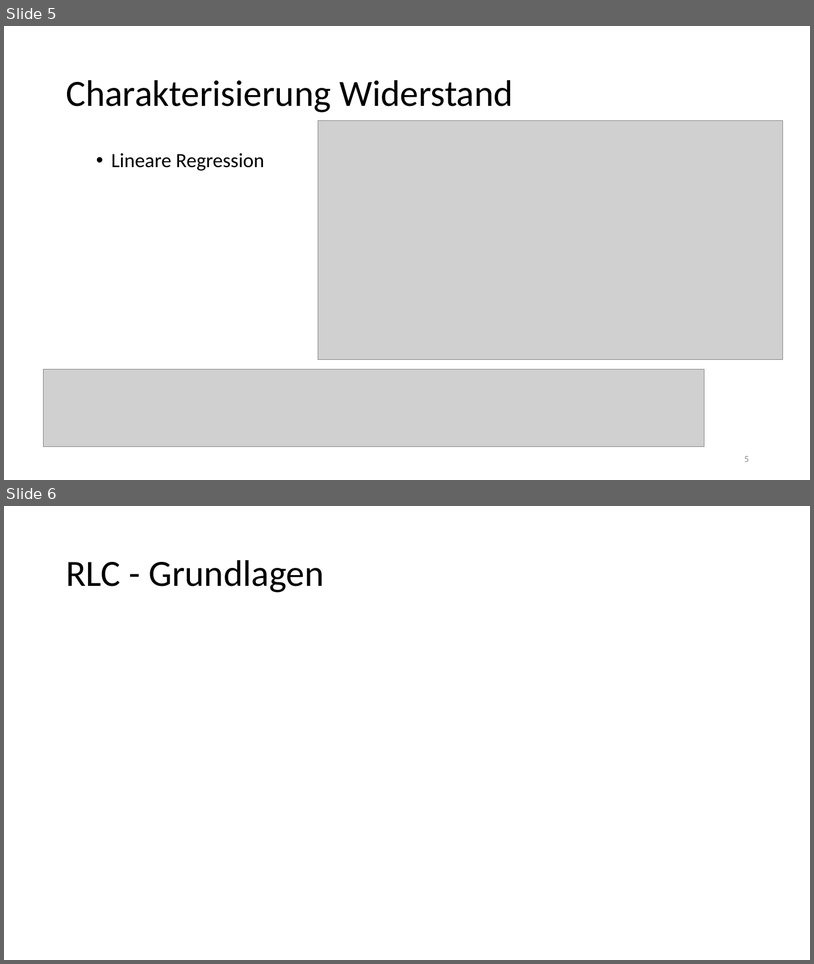
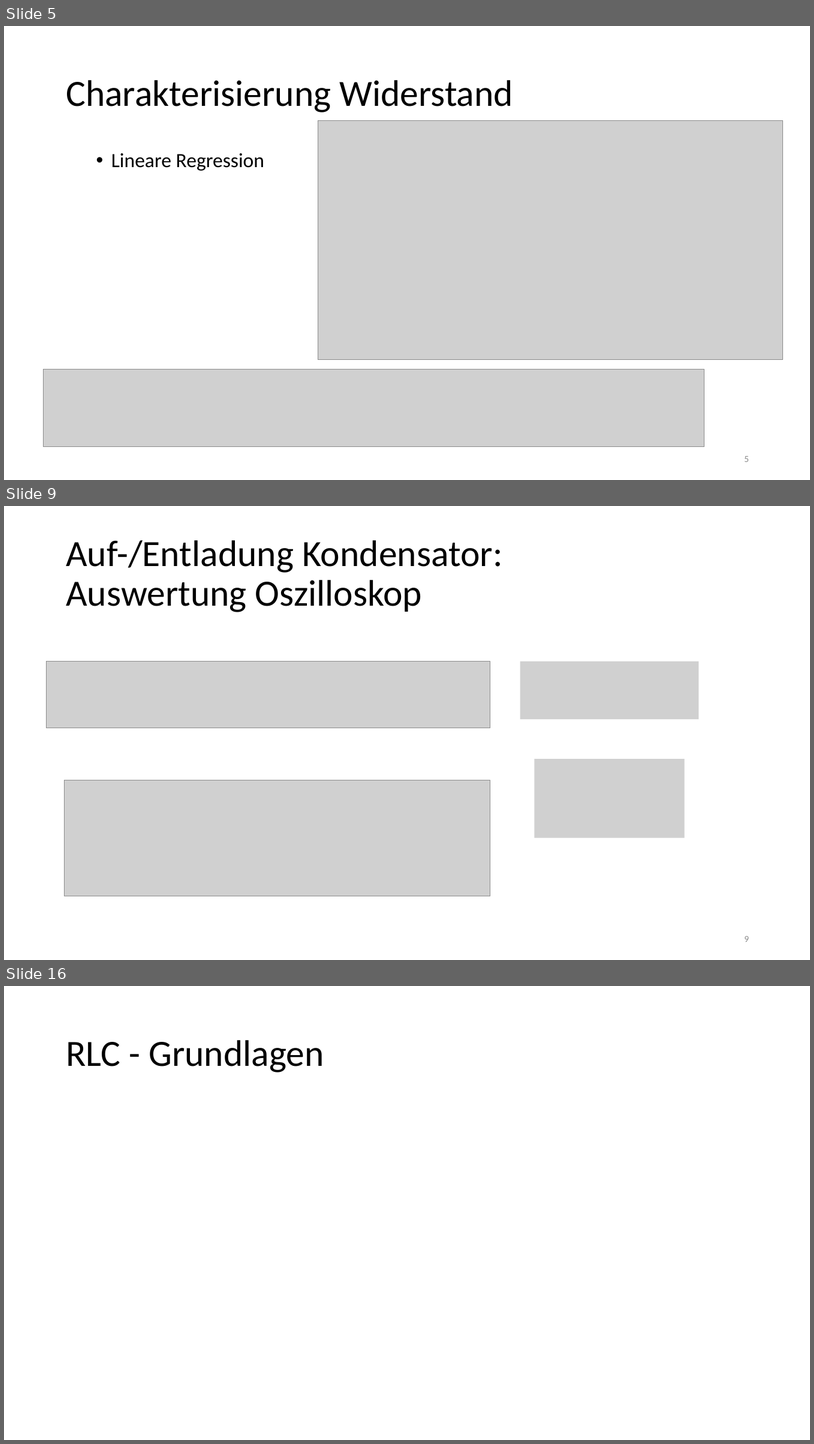
Before and after one commit to thewhitecat/grundpraktikum1, a slide deck: Elektronik/Elektronik.pptx. Shown one above the other, each under a label of ours: slides 5 and 6 before the commit, slides 5, 9 and 16 after it; the slides between them are not shown. The pictures are 814x964 and 814x1444 pixels, drawn with LibreOffice and Linux fonts; fonts in the diff are those of the drawing; grey boxes stand for pictures. Boxes give left, top, right and bottom in pixels: in the first picture for what was removed or moved away, otherwise in the second. Text is boxed around its words. In the diff, an @@ line names an element or a change of style, - is before the commit and + after.

```diff
--- a/Elektronik/Elektronik.pptx
+++ b/Elektronik/Elektronik.pptx
@@ slide 9 added at [4,506,810,960], background #FFFFFF @@
@@ title added at [66,540,503,612], 44 pt, text #000000 @@
+Auf-/Entladung Kondensator:
+Auswertung Oszilloskop
@@ picture added at [47,661,491,728] @@
@@ picture added at [521,661,699,720] @@
@@ picture added at [534,759,684,838] @@
@@ picture added at [65,780,491,895] @@
@@ page number added at [744,936,749,942], 11 pt, text #8C8C8C @@
+9
@@ what was slide 6 is now slide 16 @@
```
Also in this commit, not shown: 2 slides changed, 14 other slides added.
